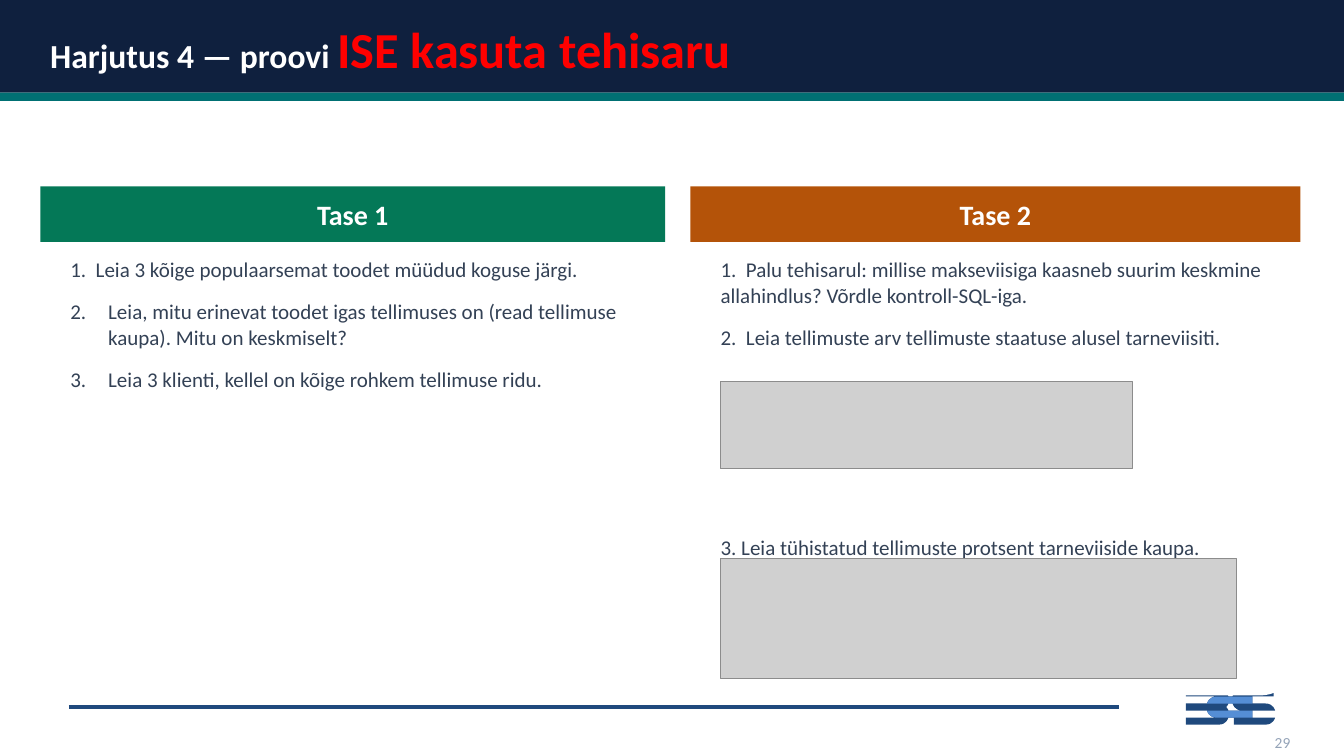
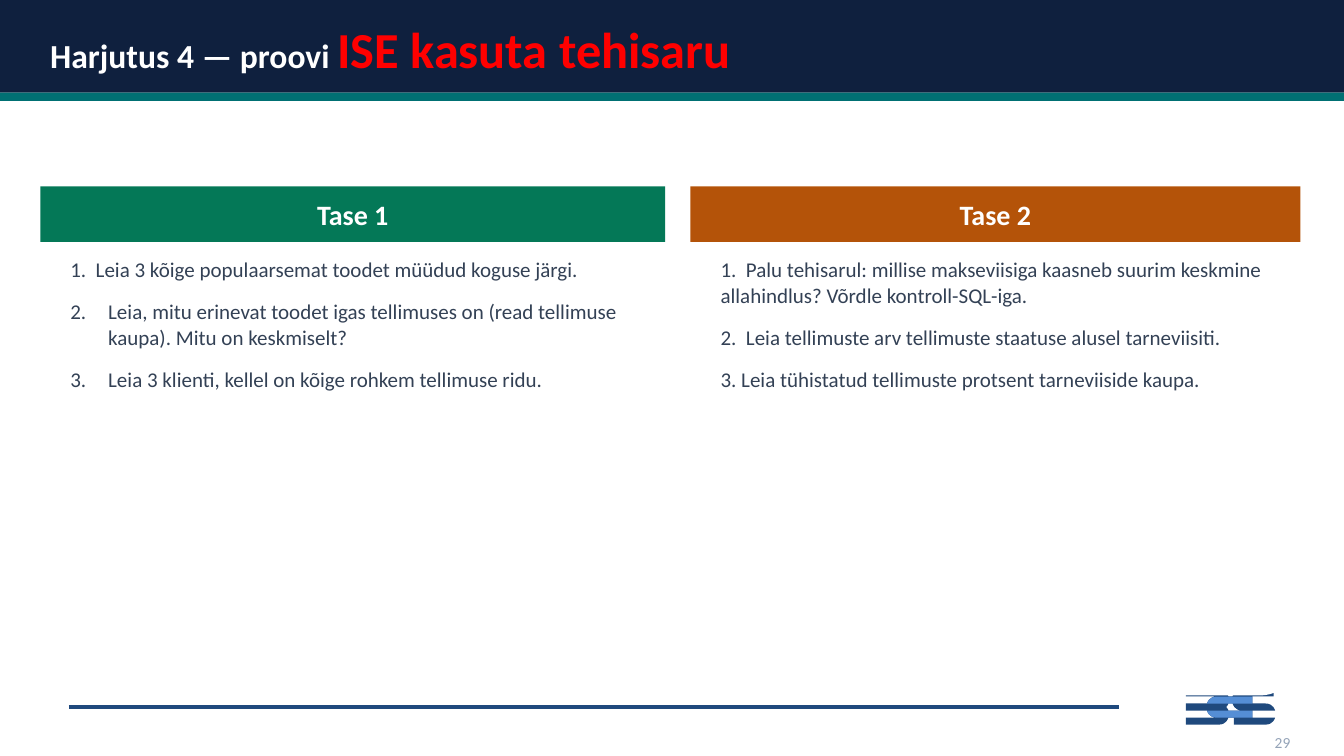
Before and after one commit to emilieabel/andmetarkus, a slide deck: slide 32 of Materjalid/Day8 SQL/8-paev-andmetarkus-esitlus.pptx (slide 29 before the commit). Drawn at 1344x756 pixels with LibreOffice and Linux fonts; fonts in the diff are those of the drawing; grey boxes stand for pictures. Boxes give left, top, right and bottom in pixels: in the first picture for what was removed or moved away, otherwise in the second. Text is boxed around its words. In the diff, an @@ line names an element or a change of style, - is before the commit and + after.

```diff
--- a/Materjalid/Day8 SQL/8-paev-andmetarkus-esitlus.pptx
+++ b/Materjalid/Day8 SQL/8-paev-andmetarkus-esitlus.pptx
@@ text "1. Palu tehisarul: millise makseviisiga ..." rewrapped from (721,262,1261,561) to (721,262,1261,391) @@
@@ picture removed at (720,381,1132,469) @@
@@ picture removed at (720,559,1237,679) @@
```
Also in this commit, not shown: 11 other slides changed, 5 slides added.
